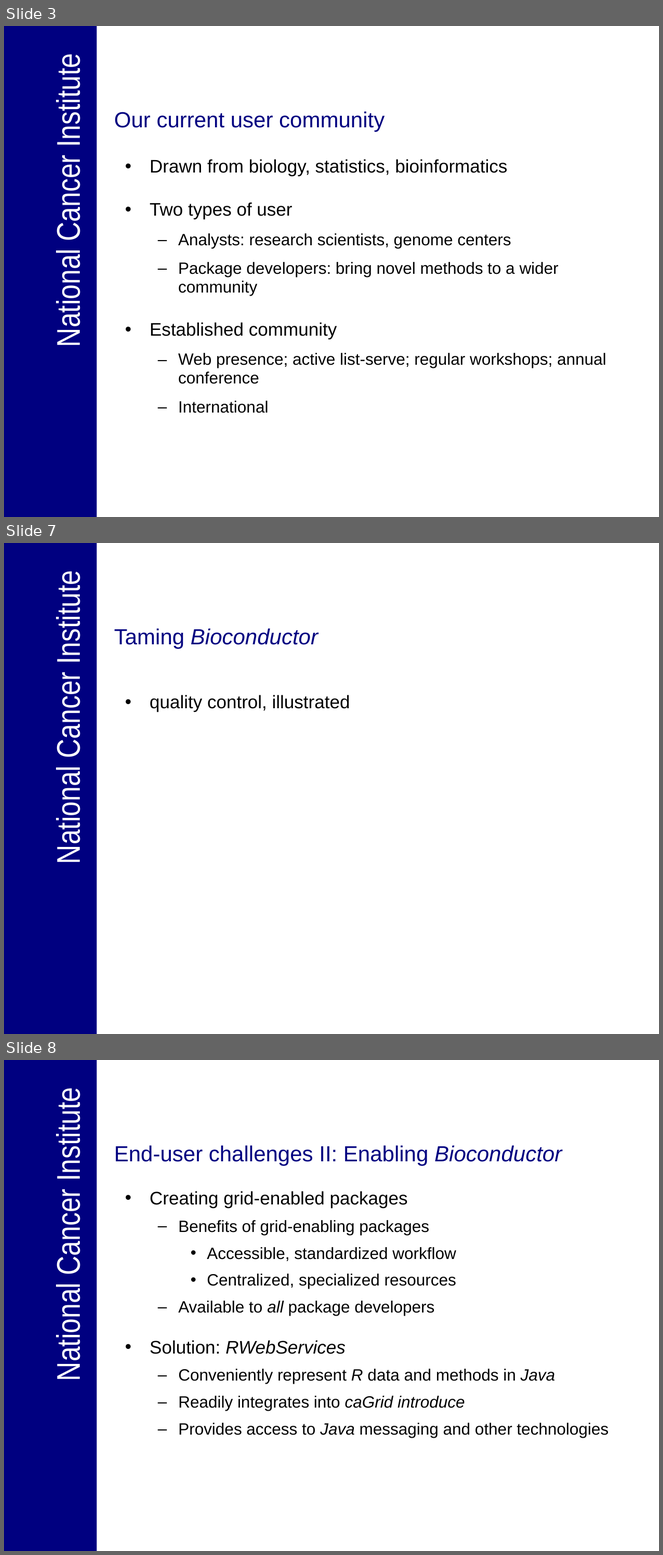
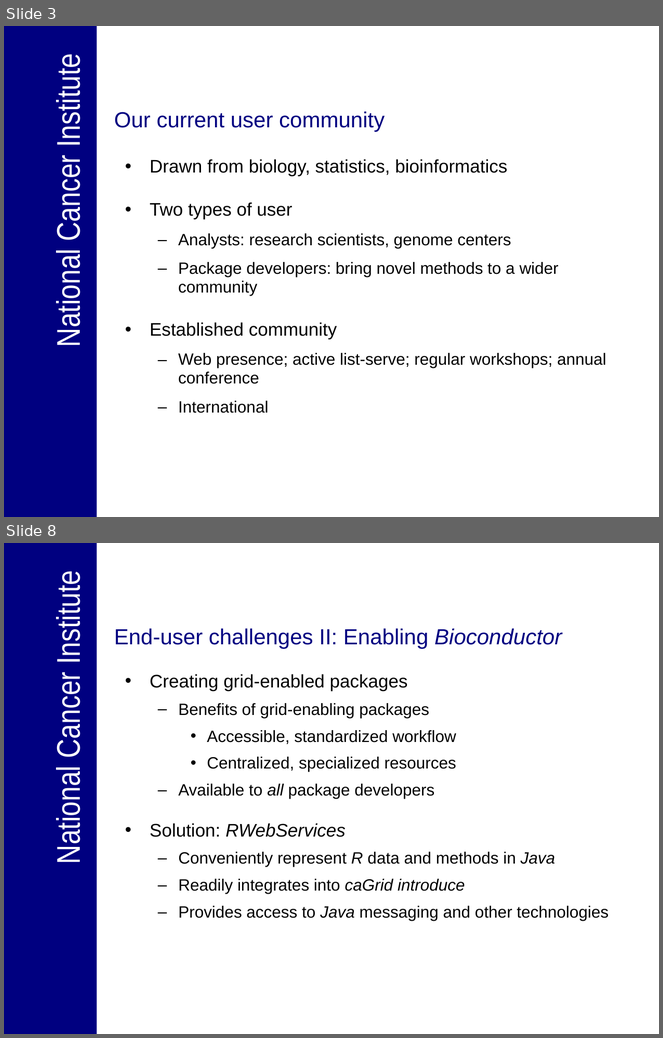
Before and after one commit to NCIP/bioconductor_v1, a slide deck: trunk/bioconductor/Presentations/Engaging_endusers_panel_01032007.ppt. Shown one above the other, each under a label of ours: slides 3, 7 and 8 before the commit, slides 3 and 8 after it; the slides between them are not shown. The pictures are 663x1555 and 663x1038 pixels, drawn with LibreOffice and Linux fonts; fonts in the diff are those of the drawing; background and template pictures are left out. Boxes give left, top, right and bottom in pixels: in the first picture for what was removed or moved away, otherwise in the second. Text is boxed around its words. In the diff, an @@ line names an element or a change of style, - is before the commit and + after.

```diff
--- a/trunk/bioconductor/Presentations/Engaging_endusers_panel_01032007.ppt
+++ b/trunk/bioconductor/Presentations/Engaging_endusers_panel_01032007.ppt
@@ slide 7 removed at [4,543,659,1034], background #FFFFFF; not listed: 2 template elements that a slide beside it also shows @@
@@ title removed at [114,628,318,649] @@
-Taming Bioconductor
@@ text removed at [150,695,350,711] @@
-• quality control, illustrated
```
Also in this commit, not shown: 3 slides changed, 1 slide added.
